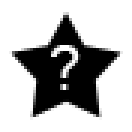
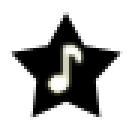
Before/after of a (132, 132) layered artwork. What changed in the layer stack:
added layer "♪ copy" in group "Star" over [48, 45, 81, 93]
hid "?" (2nd of 2, in "Star") over [51, 45, 81, 90]
